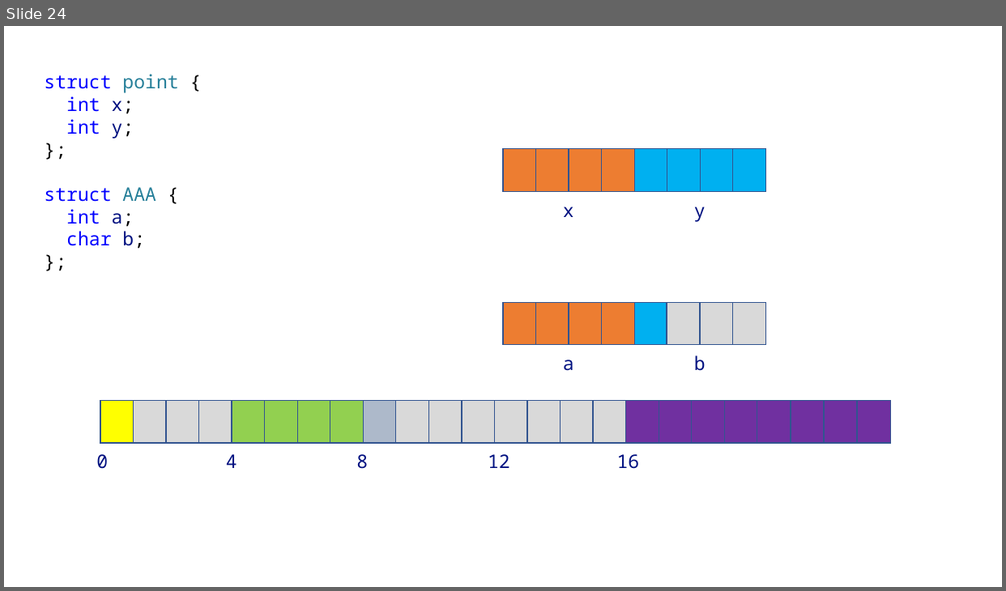
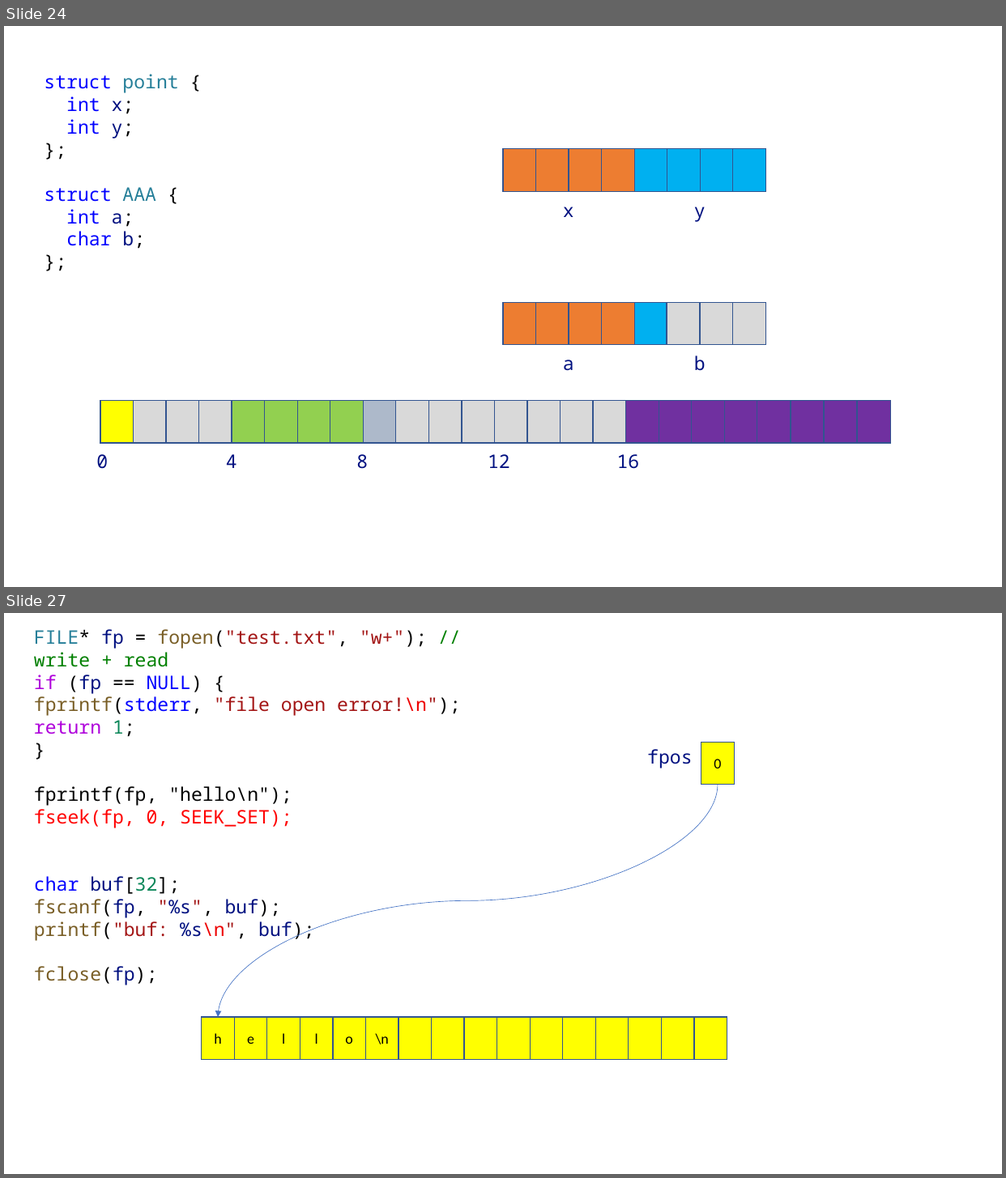
Before and after one commit to yoonichul/hyundai_20220510, a slide deck: 220513.pptx. Shown one above the other, each under a label of ours: slide 24 before the commit, slides 24 and 27 after it; the slides between them are not shown. The pictures are 1006x591 and 1006x1178 pixels, drawn with LibreOffice and Linux fonts; fonts in the diff are those of the drawing. Boxes give left, top, right and bottom in pixels: in the first picture for what was removed or moved away, otherwise in the second. Text is boxed around its words. In the diff, an @@ line names an element or a change of style, - is before the commit and + after.

Commit message:
20220516 UPDATE

```diff
--- a/220513.pptx
+++ b/220513.pptx
@@ slide 27 added at [4, 613, 1002, 1174], background #FFFFFF @@
@@ text added at [34, 629, 460, 986], 18 pt, text #000000 @@
+FILE* fp = fopen("test.txt", "w+"); // write + read
+if (fp == NULL) {
+fprintf(stderr, "file open error!\n");
+return 1;
+}
+fprintf(fp, "hello\n");
+fseek(fp, 0, SEEK_SET);
+char buf[32];
+fscanf(fp, "%s", buf);
+printf("buf: %s\n", buf);
+fclose(fp);
@@ text added at [647, 749, 692, 769], 18 pt, text #001080 @@
+fpos
@@ rectangle added at [701, 742, 734, 785], fill #FFFF00, outline #325491 1 pt, 14 pt, text #000000 @@
+0
@@ curved arrow added from (718, 785) to (218, 1017), #4472C4 0.5 pt @@
@@ rectangle added at [202, 1017, 235, 1060], fill #FFFF00, outline #325491 1 pt, 14 pt, text #000000 @@
+h
@@ rectangle added at [235, 1017, 267, 1060], fill #FFFF00, outline #325491 1 pt, 14 pt, text #000000 @@
+e
@@ rectangle added at [267, 1017, 300, 1060], fill #FFFF00, outline #325491 1 pt, 14 pt, text #000000 @@
+l
@@ rectangle added at [300, 1017, 333, 1060], fill #FFFF00, outline #325491 1 pt, 14 pt, text #000000 @@
+l
@@ rectangle added at [333, 1017, 365, 1060], fill #FFFF00, outline #325491 1 pt, 14 pt, text #000000 @@
+o
@@ rectangle added at [365, 1017, 398, 1060], fill #FFFF00, outline #325491 1 pt, 14 pt, text #000000 @@
+\n
@@ rectangle added at [398, 1017, 432, 1060], fill #FFFF00, outline #325491 1 pt @@
@@ rectangle added at [432, 1017, 464, 1060], fill #FFFF00, outline #325491 1 pt @@
@@ rectangle added at [464, 1017, 497, 1060], fill #FFFF00, outline #325491 1 pt @@
@@ rectangle added at [497, 1017, 530, 1060], fill #FFFF00, outline #325491 1 pt @@
@@ rectangle added at [530, 1017, 563, 1060], fill #FFFF00, outline #325491 1 pt @@
@@ rectangle added at [562, 1017, 595, 1060], fill #FFFF00, outline #325491 1 pt @@
@@ rectangle added at [595, 1017, 629, 1060], fill #FFFF00, outline #325491 1 pt @@
@@ rectangle added at [629, 1017, 661, 1060], fill #FFFF00, outline #325491 1 pt @@
@@ rectangle added at [661, 1017, 694, 1060], fill #FFFF00, outline #325491 1 pt @@
@@ rectangle added at [694, 1017, 727, 1060], fill #FFFF00, outline #325491 1 pt @@
```
Also in this commit, not shown: 2 other slides added.
